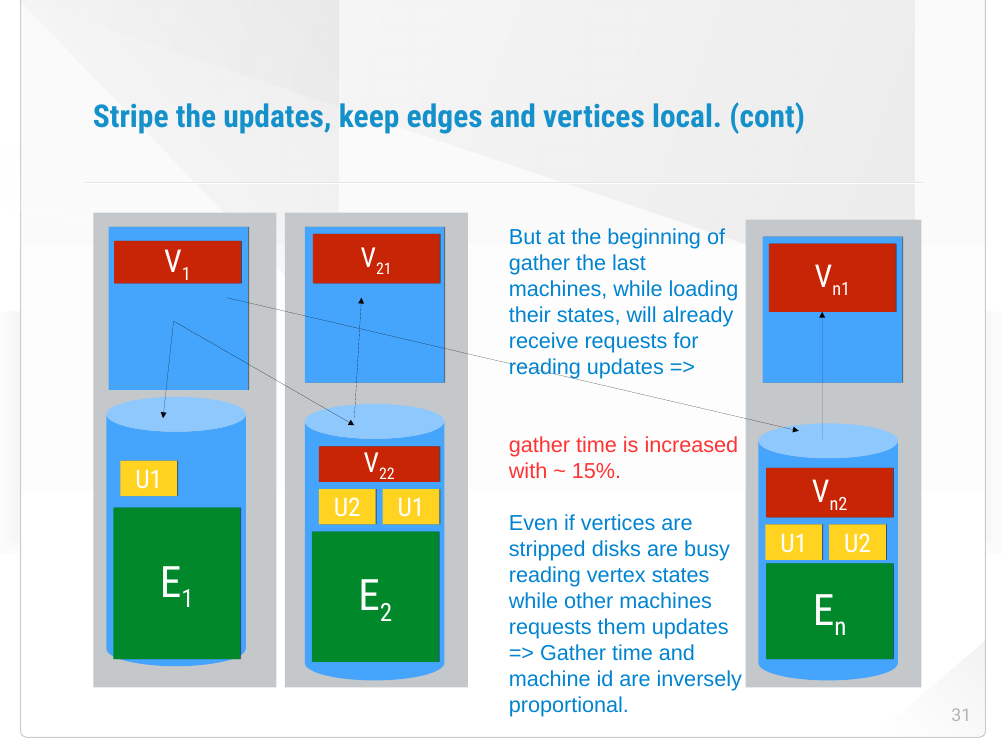
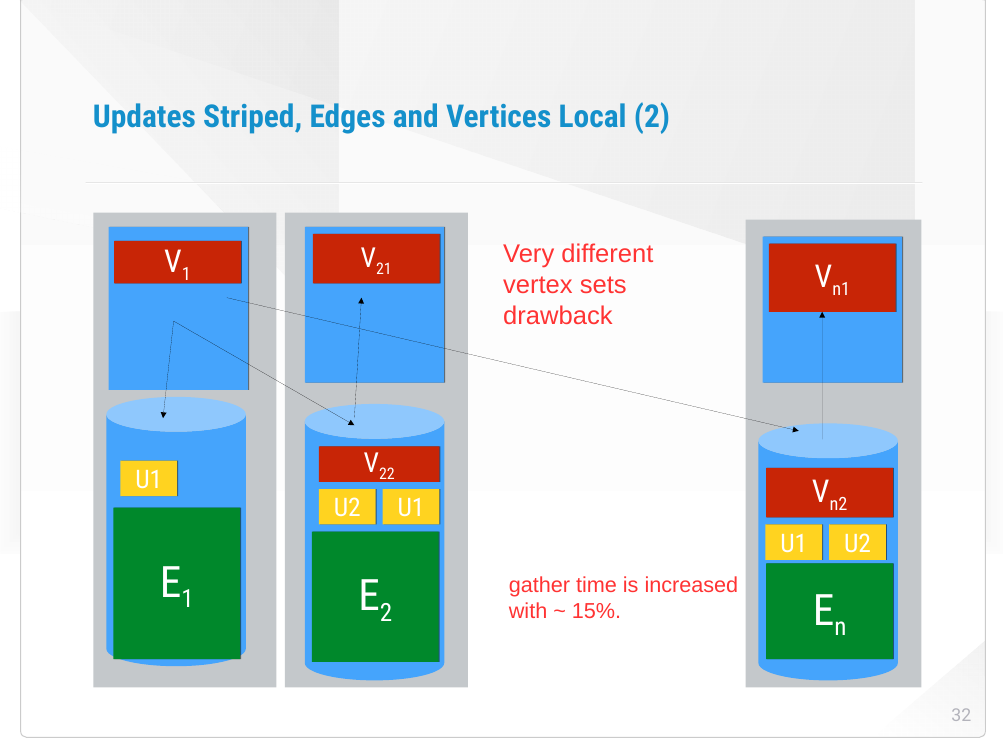
Before and after one commit to HaprianVlad/chaos, a slide deck: slide 32 of presentation.odp (slide 31 before the commit). Drawn at 1008x756 pixels with LibreOffice and Linux fonts; fonts in the diff are those of the drawing; background and template pictures are left out. Boxes give left, top, right and bottom in pixels: in the first picture for what was removed or moved away, otherwise in the second. Text is boxed around its words. In the diff, an @@ line names an element or a change of style, - is before the commit and + after.

```diff
--- a/presentation.odp
+++ b/presentation.odp
@@ title at [93,102,670,134]: text changed @@
-Stripe the updates, keep edges and vertices local. (cont)
+Updates Striped, Edges and Vertices Local (2)
@@ text removed at [509,228,742,717] @@
-But at the beginning of gather the last machines, while loading their states, will already receive requests for reading updates =>
-gather time is increased with ~ 15%.
-Even if vertices are stripped disks are busy reading vertex states while other machines requests them updates => Gather time and machine id are inversely proportional.
@@ text added at [503,243,653,325], 26 pt, text #FF3333 @@
+Very different vertex sets drawback
@@ text added at [509,576,739,618], 22 pt, text #FF3333 @@
+gather time is increased with ~ 15%.
@@ page number at [951,708,971,721]: text changed @@
-31
+32
```
Also in this commit, not shown: 6 other slides changed, 4 slides added, 5 other files.
